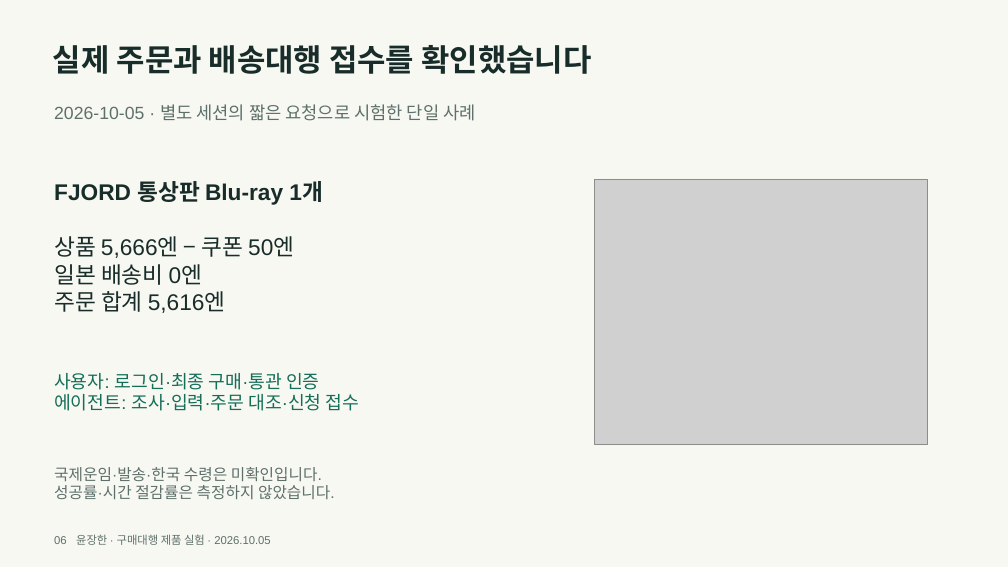
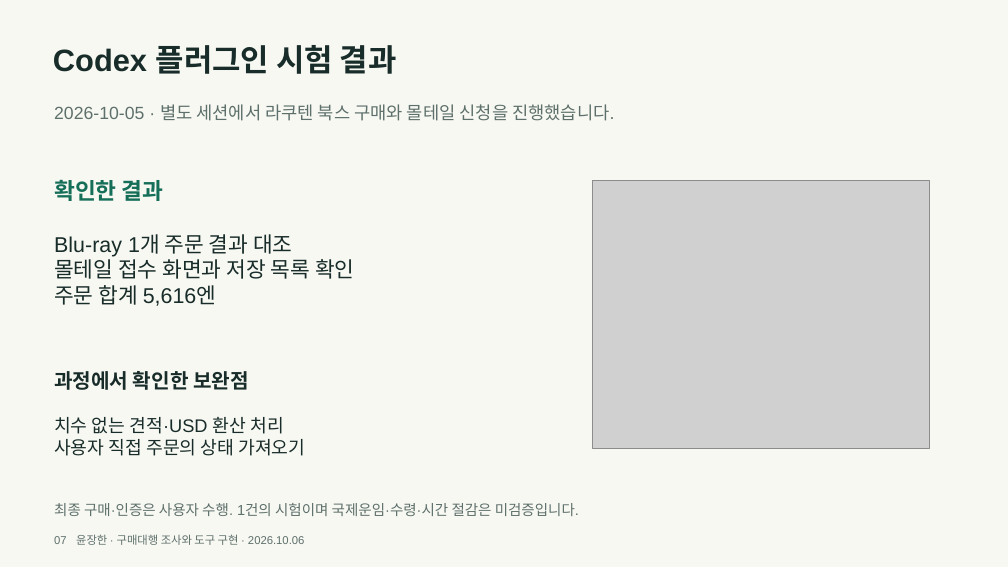
Before and after one commit to y00nZZang/crossborder-purchase-agent, a slide deck: slide 7 of portfolio/crossborder-portfolio.pptx (slide 6 before the commit). Drawn at 1008x567 pixels with LibreOffice and Linux fonts; fonts in the diff are those of the drawing; grey boxes stand for pictures. Boxes give left, top, right and bottom in pixels: in the first picture for what was removed or moved away, otherwise in the second. Text is boxed around its words. In the diff, an @@ line names an element or a change of style, - is before the commit and + after.

```diff
--- a/portfolio/crossborder-portfolio.pptx
+++ b/portfolio/crossborder-portfolio.pptx
@@ text at bbox=[53, 45, 397, 74]: text changed @@
-실제 주문과 배송대행 접수를 확인했습니다
+Codex 플러그인 시험 결과
@@ text at bbox=[54, 104, 614, 121]: text changed @@
-2026-10-05 · 별도 세션의 짧은 요청으로 시험한 단일 사례
+2026-10-05 · 별도 세션에서 라쿠텐 북스 구매와 몰테일 신청을 진행했습니다.
@@ text removed at bbox=[54, 181, 323, 205] @@
-FJORD 통상판 Blu-ray 1개
@@ text added at bbox=[54, 180, 164, 201], 27 pt, text #156E58, bold @@
+확인한 결과
@@ picture: place and size @@
-picture at bbox=[594, 180, 928, 444]
+picture at bbox=[593, 180, 929, 448]
@@ text at bbox=[54, 234, 354, 279]: text changed; size 27 to 25.5 pt @@
-상품 5,666엔 − 쿠폰 50엔
-일본 배송비 0엔
+Blu-ray 1개 주문 결과 대조
+몰테일 접수 화면과 저장 목록 확인
@@ text at bbox=[54, 285, 216, 306]: size 27 to 25.5 pt in "주문 합계 5,616엔" @@
@@ text removed at bbox=[54, 373, 360, 411] @@
-사용자: 로그인·최종 구매·통관 인증
-에이전트: 조사·입력·주문 대조·신청 접수
@@ text added at bbox=[54, 371, 249, 390], 24 pt, text #182C29, bold @@
+과정에서 확인한 보완점
@@ text added at bbox=[54, 417, 305, 456], 21.8 pt, text #182C29 @@
+치수 없는 견적·USD 환산 처리
+사용자 직접 주문의 상태 가져오기
@@ text at bbox=[54, 503, 579, 516]: text changed; size 18.8 to 17.2 pt @@
-국제운임·발송·한국 수령은 미확인입니다.
-성공률·시간 절감률은 측정하지 않았습니다.
+최종 구매·인증은 사용자 수행. 1건의 시험이며 국제운임·수령·시간 절감은 미검증입니다.
@@ text at bbox=[54, 534, 304, 545]: text changed @@
-06 윤장한 · 구매대행 제품 실험 · 2026.10.05
+07 윤장한 · 구매대행 조사와 도구 구현 · 2026.10.06
```
Also in this commit, not shown: 8 other slides changed, 3 slides added, 4 slides removed, 3 other files.
